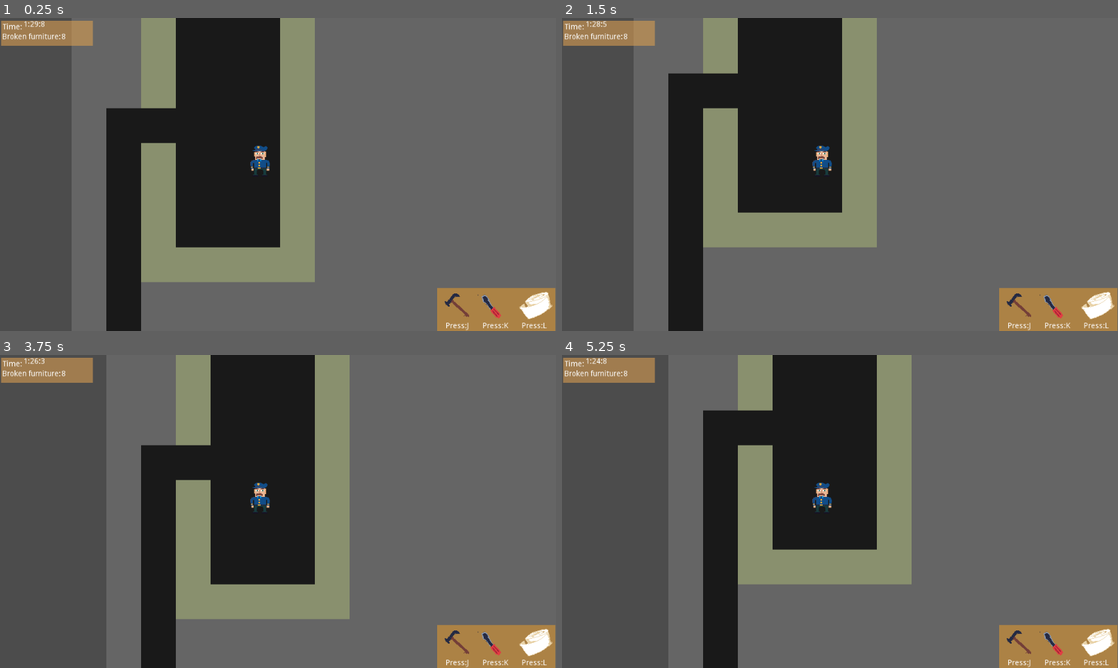
Above: before the commit, frames 1-4 (two rows, left to right).
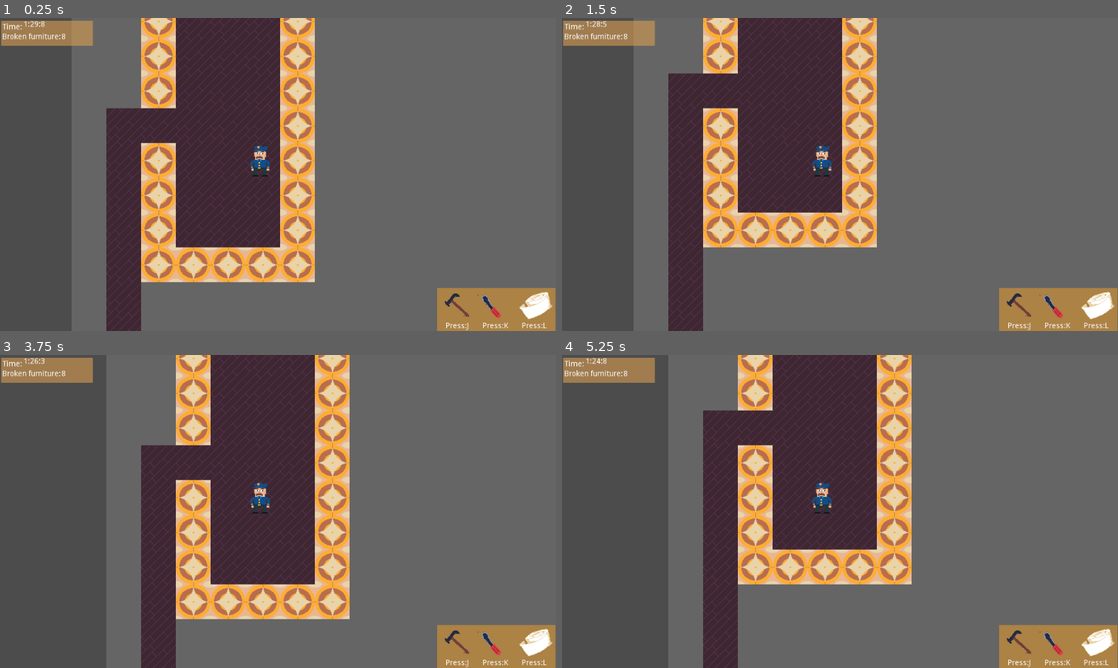
Above: after the commit, the same moments.

Repository: dr-Fade/game-jam-2020
Game: Godot game, scene res://Game.tscn
The game is run twice, just before and just after one commit, with the same random seed, the same clock (stepped at 60 frames per second) and the same inputs.
Inputs:
- Up to frame 1 (0.25 s): no input
- Up to frame 2 (1.5 s): tap Enter at 0.5 s; hold D (Right) 0.53-1.28 s; tap J (FixHammer) at 0.6 s; tap Space at 1.25 s; hold S (Down) from 1.28 s (still down); tap K (FixScrew) at 1.35 s
- Up to frame 3 (3.75 s): tap Enter at 2, 3.5 s; release S (Down) at 2.03 s; hold D (Right) 2.03-2.78 s; tap L (FixTape) at 2.1 s; tap Space at 2.75 s; hold W (Up) 2.78-3.53 s; tap J (FixHammer) at 2.85 s; hold A (Left) from 3.53 s (still down); tap K (FixScrew) at 3.6 s
- Up to frame 4 (5.25 s): tap Space at 4.25 s; tap L (FixTape) at 4.35 s; release A (Left) at 5.03 s; hold S (Down) from 5.03 s (still down); tap J (FixHammer) at 5.1 s

The runs differ from the first frame. In frame 1, 31% of the frame differs, in the area x 19-57%, y 0-100%; in frame 2, 28%; in frame 3, 31%; in frame 4, 28%.

Commit message:
Graphics update1

Diff:
--- a/roguelike-template/Furniture.tscn
+++ b/roguelike-template/Furniture.tscn
@@ -21,3 +21,5 @@
 margin_top = -19.0
 margin_right = 58.0
 margin_bottom = -4.0
+custom_colors/font_color_selected = Color( 1, 1, 1, 1 )
+custom_colors/font_color_shadow = Color( 0.0196078, 0.0156863, 0.0156863, 1 )
--- a/roguelike-template/Game.tscn
+++ b/roguelike-template/Game.tscn
@@ -57,6 +57,7 @@
 
 [node name="Camera2D" type="Camera2D" parent="Player"]
 position = Vector2( 28.1229, 26.8306 )
+z_index = -1
 offset = Vector2( 32, 32 )
 current = true
 drag_margin_left = 0.0
@@ -77,7 +78,7 @@
 [node name="Fix" type="Label" parent="TimeAndProgress/ColorRect"]
 margin_left = 2.21387
 margin_top = 23.1724
-margin_right = 93.2139
+margin_right = 110.214
 margin_bottom = 37.1724
 rect_pivot_offset = Vector2( 122.684, 25.5033 )
 text = "Broken furniture:"
--- a/roguelike-template/default_env.tres
+++ b/roguelike-template/default_env.tres
@@ -1,7 +1,10 @@
 [gd_resource type="Environment" load_steps=2 format=2]
 
 [sub_resource type="ProceduralSky" id=1]
+radiance_size = 1
+sky_top_color = Color( 0.337255, 0.721569, 0.933333, 1 )
 
 [resource]
 background_mode = 2
 background_sky = SubResource( 1 )
+background_color = Color( 0.611765, 0.192157, 0.192157, 1 )
Binary file changed: roguelike-template/graphics/Floor.png
Binary file changed: roguelike-template/graphics/Wall.png
